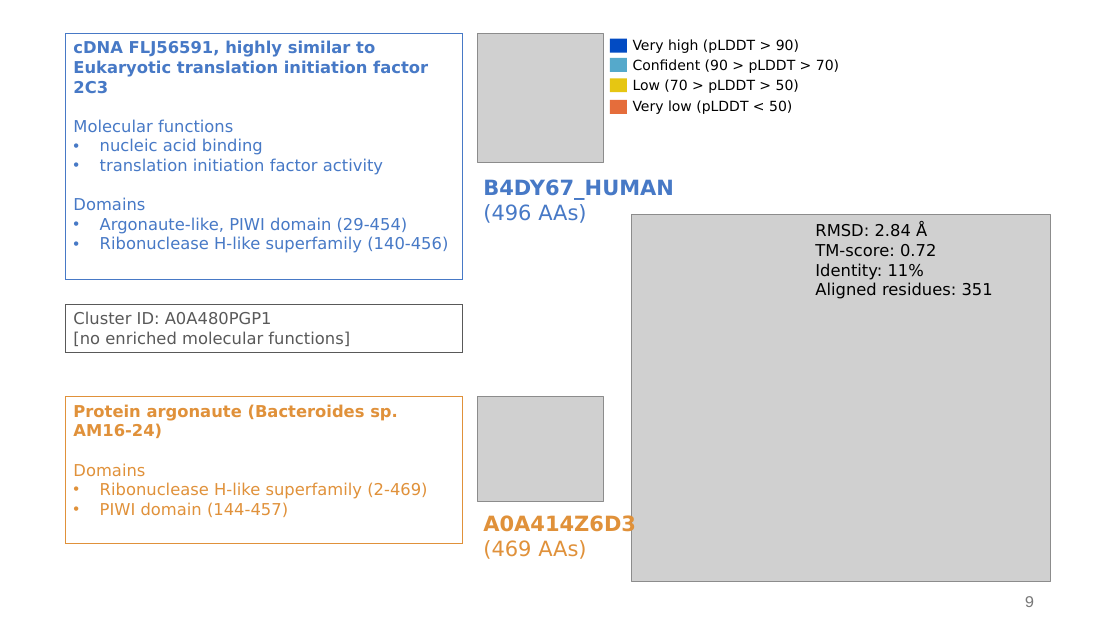
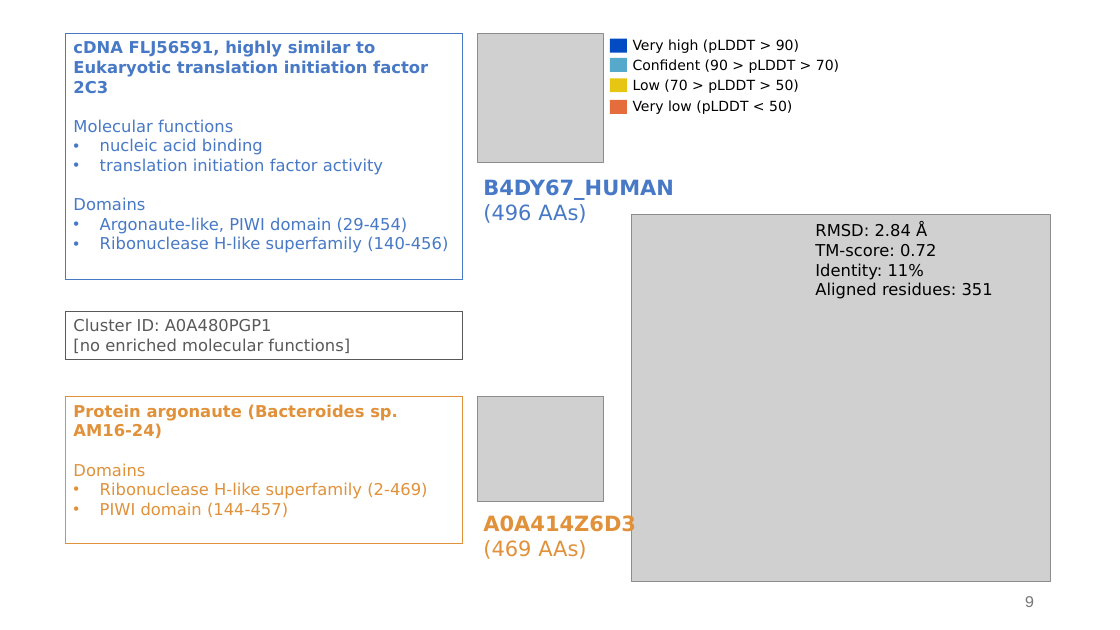
Before and after one commit to juliandeanmoran/BISSH, a slide deck: slide 9 of vis/reports/2026-02-19_projectUpdate_1_jmoran.pptx. Drawn at 1120x630 pixels with LibreOffice and Linux fonts; fonts in the diff are those of the drawing; grey boxes stand for pictures. Boxes give left, top, right and bottom in pixels: in the first picture for what was removed or moved away, otherwise in the second. Text is boxed around its words. In the diff, an @@ line names an element or a change of style, - is before the commit and + after.

```diff
--- a/vis/reports/2026-02-19_projectUpdate_1_jmoran.pptx
+++ b/vis/reports/2026-02-19_projectUpdate_1_jmoran.pptx
@@ rectangle "Cluster ID: A0A480PGP1": place and size @@
-rectangle "Cluster ID: A0A480PGP1" at bbox=[66, 304, 463, 352]
+rectangle "Cluster ID: A0A480PGP1" at bbox=[66, 312, 463, 360]
```
Also in this commit, not shown: 2 other slides changed, 3 other files.
